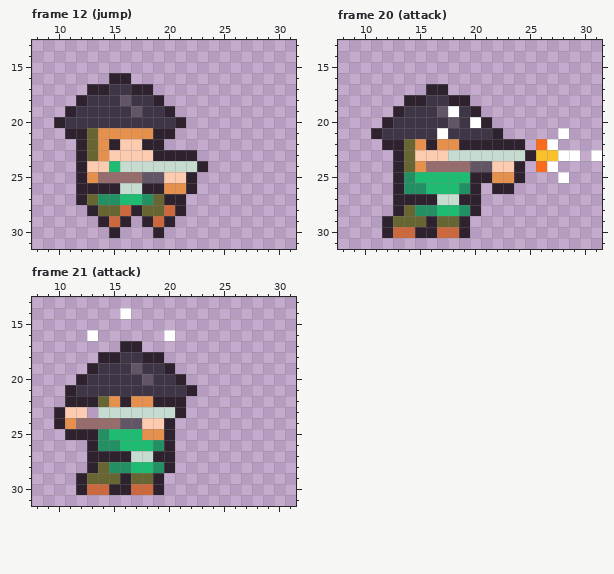
File history of a pixel-art file, apps/pixel-globe/promotional-materials/minifolks-extra-japan/package/Aseprite/MiniTeppoAshigaru.aseprite. Above: the version before the commit.
32x32 pixels, 32 frames. Colours within 5 levels of each other are drawn and written as one. Shown: frame 12 (jump): x 8..31, y 13..31; frame 20 (attack): x 8..31, y 13..31; frame 21 (attack): x 8..31, y 13..31. The commit also changed other frames, which this record leaves out.
After:
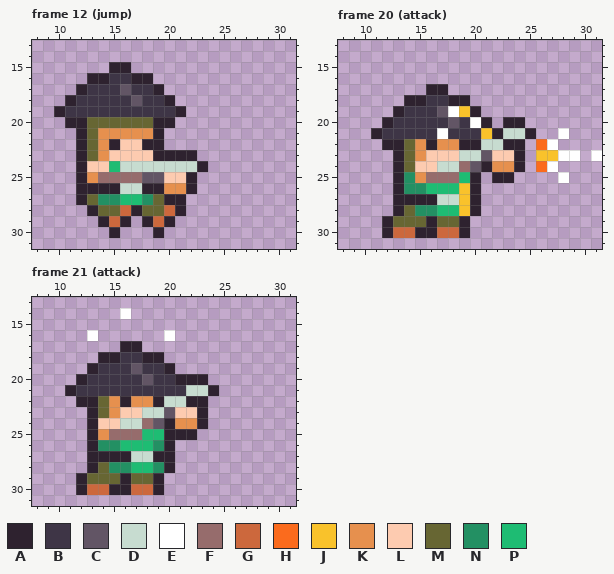
Palette (. is transparent): A #2e222f  B #3e3546  C #625565  D #c7dcd0  E #ffffff  F #966c6c  G #cc683d  H #fb6b1d  J #f9c22b  K #e6904e  L #fdcbb0  M #676633  N #239063  P #1ebc73
The author wrote: Update port art and MiniFolks palette assets
Difference:
Frame 12 (jump), layers "outline", "main":
y 15: x 15..16 .. -> AA
y 16: x 13..18 ..AA.. -> AABBAA
y 17: x 12..14 .AA -> ABB; x 16..19 BAA. -> CBBA
y 18: x 11..12 .A -> AB; x 16..17 CB -> BC; x 19..20 A. -> BA
y 19: x 10..11 .A -> AB; x 17 C -> B; x 20..21 A. -> BA
y 20: x 10..21 ABBBBBBBBBBA -> .AAMMMMMMAA.
y 21: x 11 A -> .; x 20 A -> .
Frame 20 (attack), layers "outline", "hands", "main":
y 19: x 19 B -> J
y 20: x 23..24 .. -> AA
y 21: x 21 B -> J; x 23..25 ... -> DDA
y 22: x 21..22 AA -> DD
y 23: x 15 L -> K; x 18 D -> L; x 21..25 DDDDA -> CLLA.
y 24: x 15..18 KFFF -> LLDD; x 21..23 CLL -> AKK
y 25: x 15..18 PPPP -> KFFF; x 21..24 AKKA -> .AA.
y 26: x 19 N -> J; x 22..23 AA -> ..
y 27: x 19 A -> J
y 28: x 19 N -> J
Frame 21 (attack), layers "outline", "hands":
y 20: x 22..23 .. -> AA
y 21: x 22..24 A.. -> DDA
y 22: x 11 A -> .; x 20..23 AA.. -> DDAA
y 23: x 10..17 ALL.DDDD -> ...AMKLL; x 20..23 DA.. -> CLLA
y 24: x 10..19 AKFFFFCCLL -> ...ALLDDFC; x 21..23 ... -> KKA
y 25: x 11..12 AA -> ..; x 14..19 NPPPKK -> KFFFPP; x 21..22 .. -> AA
Changed places in both pictures, as pixel boxes (x1, y1, x2, y2):
changed: (54, 62, 186, 139)
changed: (415, 106, 536, 216)
changed: (54, 374, 219, 440)
